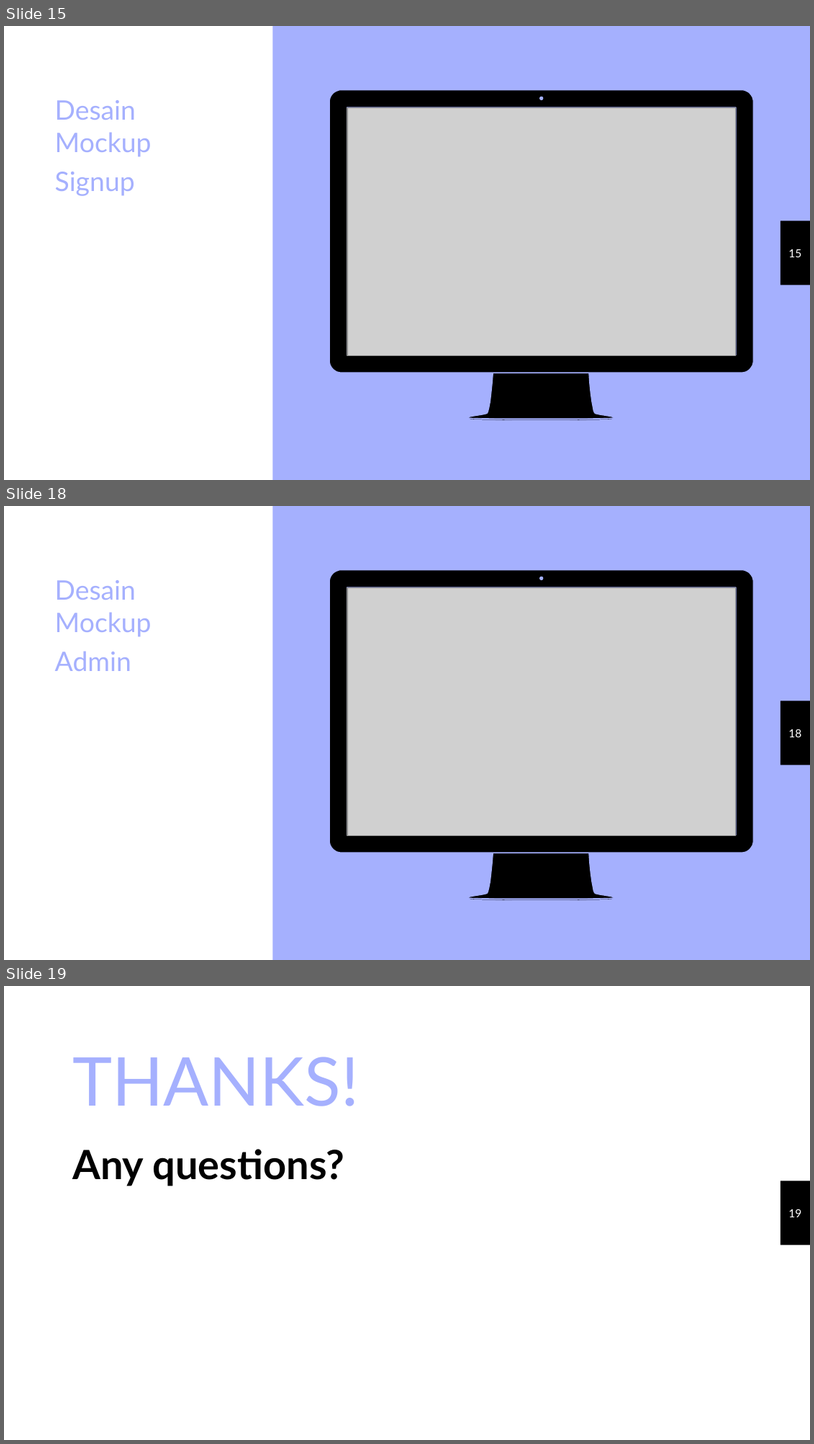
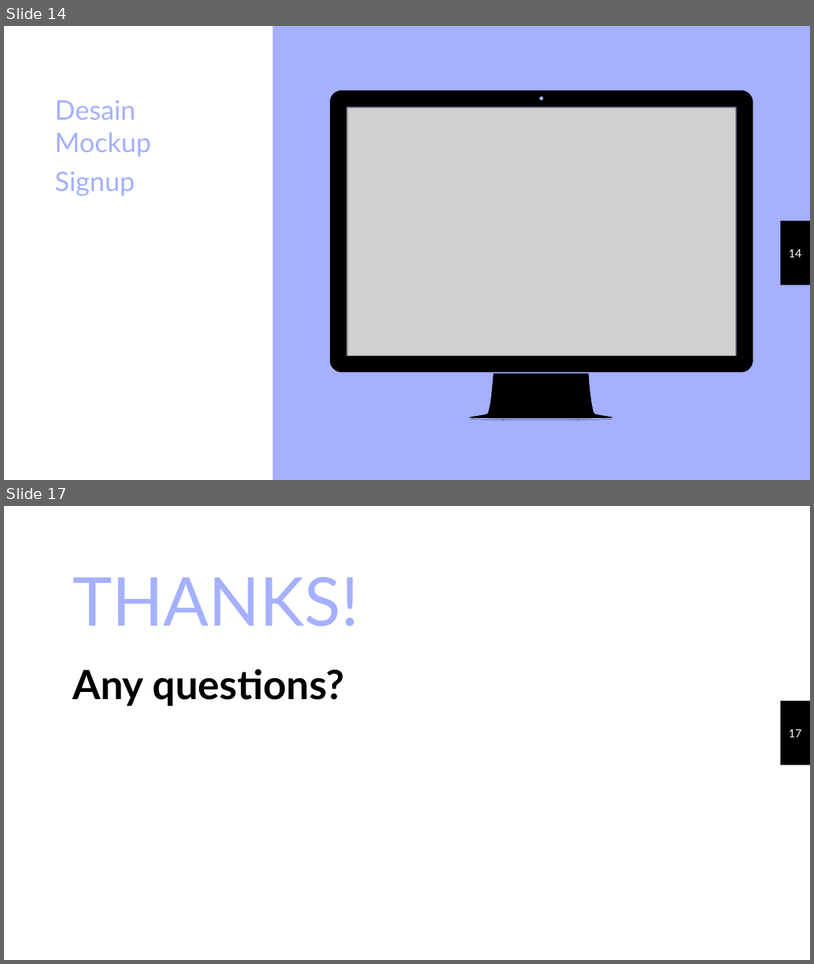
Before and after one commit to sdcilsy/leaver, a slide deck: Leaver.pptx. Shown one above the other, each under a label of ours: slides 15, 18 and 19 before the commit, slides 14 and 17 after it; the slides between them are not shown. The pictures are 814x1444 and 814x964 pixels, drawn with LibreOffice and Linux fonts; fonts in the diff are those of the drawing; grey boxes stand for pictures; background and template pictures are left out. Boxes give left, top, right and bottom in pixels: in the first picture for what was removed or moved away, otherwise in the second. Text is boxed around its words. In the diff, an @@ line names an element or a change of style, - is before the commit and + after.

```diff
--- a/Leaver.pptx
+++ b/Leaver.pptx
@@ slide 18 removed at (4,506,810,960), background #A5B0FE; not listed: 2 template elements that a slide beside it also shows @@
@@ freeform shape removed at (329,569,754,900) @@
@@ text removed at (55,580,152,671) @@
-Desain Mockup
-Admin
@@ picture removed at (347,588,736,836) @@
@@ page number removed at (789,728,802,737) @@
-18
@@ what was slide 15 is now slide 14 @@
@@ page number at (789,248,802,257): text changed @@
-15
+14
@@ what was slide 19 is now slide 17 @@
@@ page number at (789,728,802,737): text changed @@
-19
+17
```
Also in this commit, not shown: 2 slides changed, 1 other slide removed, 1 other file.
